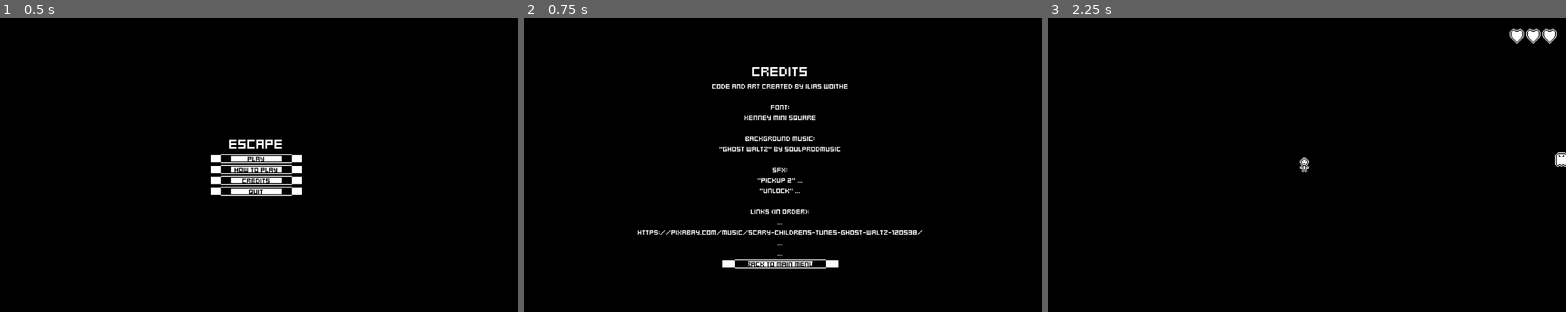
Above: before the commit, frames 1-3 (left to right).
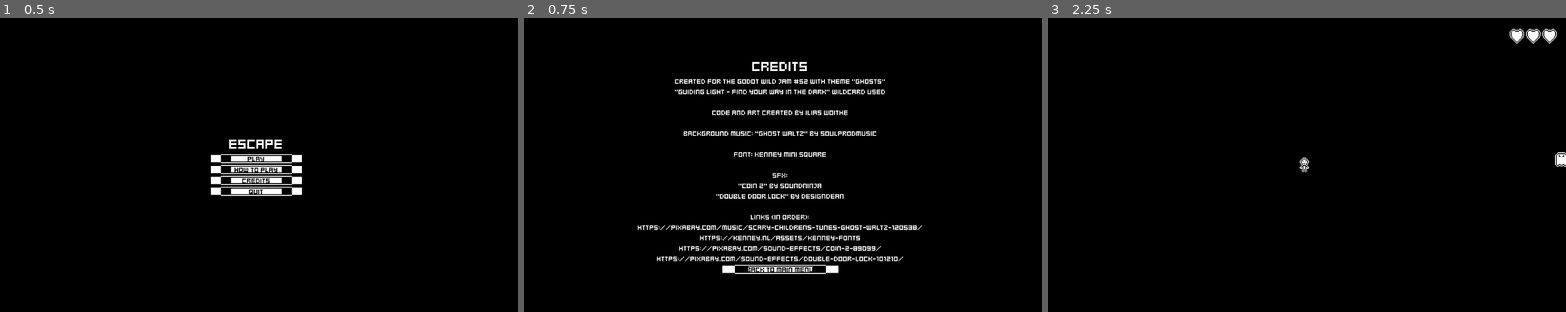
Above: after the commit, the same moments.

Repository: iwoithe/Escape
Game: Godot game, scene res://ui/mainmenu/mainmenu.tscn
The game is run twice, just before and just after one commit, with the same random seed, the same clock (stepped at 60 frames per second) and the same inputs. Sound files missing from this copy of the repository are replaced by a short silence.
Inputs:
- Up to frame 1 (0.5 s): no input
- Up to frame 2 (0.75 s): click "Credits" at 0.5 s
- Up to frame 3 (2.25 s): click "Back To Main Menu" at 1.25 s; click "Play" at 2 s

Frame 1 is identical in both runs. In frame 2, 6.6% of the frame differs, in the area x 21-77%, y 14-88%; in frame 3, nothing differs.
Error in both runs: Invalid call. Nonexistent function 'set_target_location' in base 'NavigationAgent2D'. (res://ghost/ghost.gd:26)

Commit message:
Update the credits page

Diff:
--- a/ui/credits/credits.tscn
+++ b/ui/credits/credits.tscn
@@ -16,6 +16,7 @@
 
 [node name="VBoxContainer" type="VBoxContainer" parent="."]
 custom_minimum_size = Vector2(600, 0)
+layout_mode = 1
 anchors_preset = 8
 anchor_left = 0.5
 anchor_top = 0.5
@@ -29,6 +30,7 @@
 grow_vertical = 2
 
 [node name="TitleLabel" type="Label" parent="VBoxContainer"]
+layout_mode = 2
 offset_right = 628.0
 offset_bottom = 43.0
 text = "Credits"
@@ -36,35 +38,38 @@
 horizontal_alignment = 1
 
 [node name="ContentLabel" type="Label" parent="VBoxContainer"]
+layout_mode = 2
 offset_top = 47.0
 offset_right = 628.0
-offset_bottom = 438.0
-text = "Code and art created by Ilias Woithe
+offset_bottom = 461.0
+text = "Created for the Godot Wild Jam #52 with theme \"Ghosts\"
+\"Guiding Light - Find Your Way In The Dark\" wildcard used
 
-Font:
-Kenney Mini Square
+Code and art created by Ilias Woithe
 
-Background music:
-\"Ghost Waltz\" by soulprodmusic
+Background music: \"Ghost Waltz\" by soulprodmusic
+
+Font: Kenney Mini Square
 
 SFX:
-\"Pickup 2\" ...
-\"Unlock\" ...
+\"coin 2\" by soundninja
+\"double door lock\" by DesignDean
 
 Links (in order):
-...
 https://pixabay.com/music/scary-childrens-tunes-ghost-waltz-120538/
-...
-..."
+https://kenney.nl/assets/kenney-fonts
+https://pixabay.com/sound-effects/coin-2-89099/
+https://pixabay.com/sound-effects/double-door-lock-101210/"
 horizontal_alignment = 1
 vertical_alignment = 1
 
 [node name="BackToMainMenuButton" type="Button" parent="VBoxContainer"]
 custom_minimum_size = Vector2(256, 0)
+layout_mode = 2
 offset_left = 186.0
-offset_top = 442.0
+offset_top = 465.0
 offset_right = 442.0
-offset_bottom = 468.0
+offset_bottom = 491.0
 size_flags_horizontal = 4
 text = "Back To Main Menu"
 
